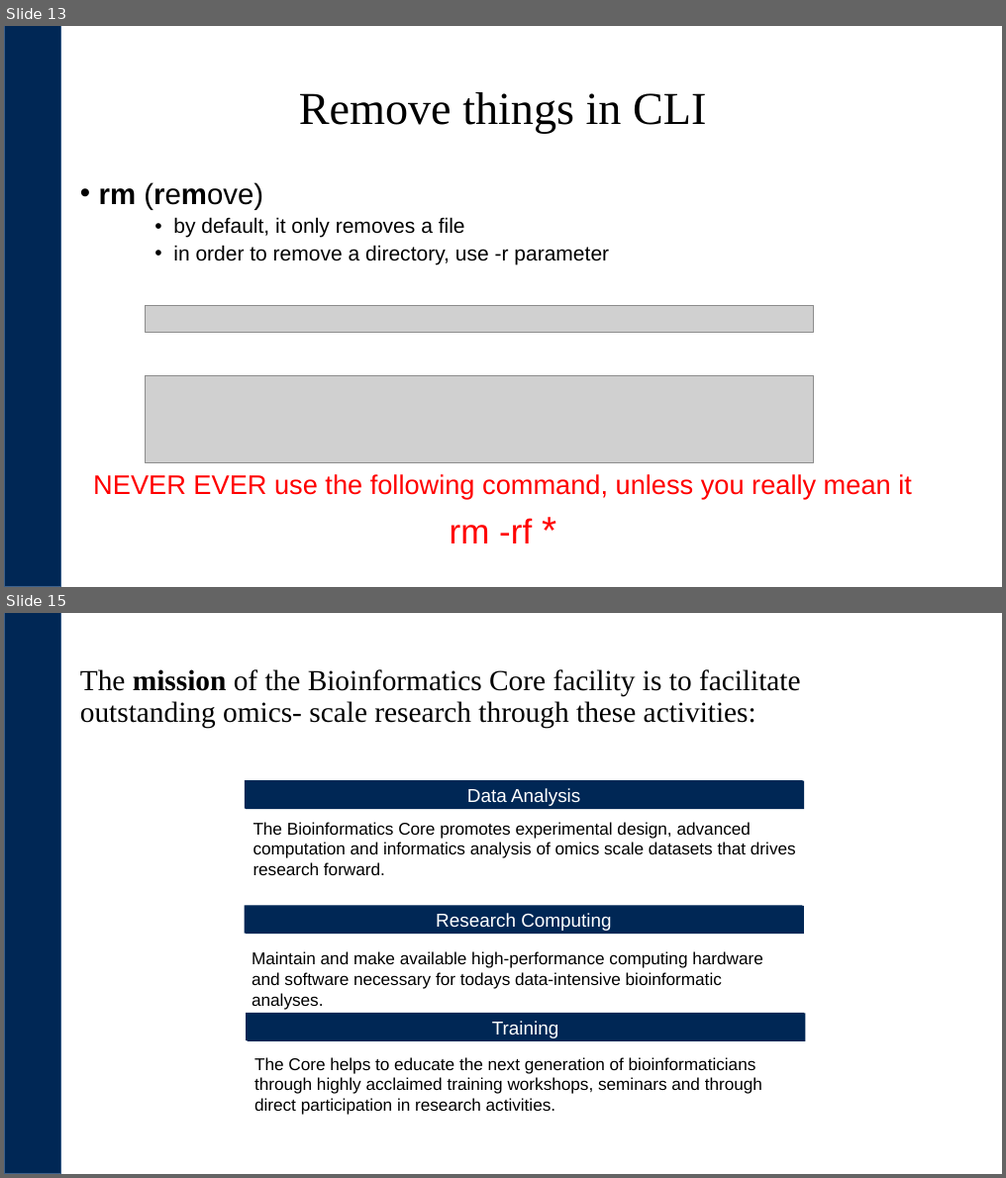
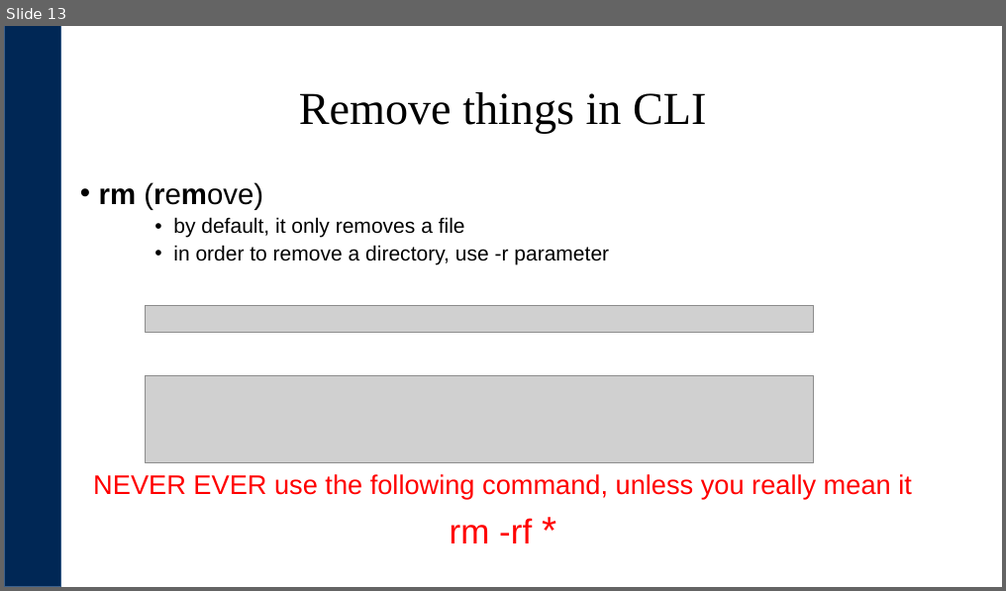
Before and after one commit to ucdavis-bioinformatics-training/2018-June-RNA-Seq-Workshop, a slide deck: monday/Intro2CLI.pptx. Shown one above the other, each under a label of ours: slides 13 and 15 before the commit, slide 13 after it; the slides between them are not shown. The pictures are 1006x1178 and 1006x591 pixels, drawn with LibreOffice and Linux fonts; fonts in the diff are those of the drawing; grey boxes stand for pictures; background and template pictures are left out. Boxes give left, top, right and bottom in pixels: in the first picture for what was removed or moved away, otherwise in the second. Text is boxed around its words. In the diff, an @@ line names an element or a change of style, - is before the commit and + after.

```diff
--- a/monday/Intro2CLI.pptx
+++ b/monday/Intro2CLI.pptx
@@ slide 15 removed at (x1=4, y1=613, x2=1002, y2=1174), background #FFFFFF; not listed: 1 template element that a slide beside it also shows @@
@@ title removed at (x1=80, y1=669, x2=801, y2=728) @@
-The mission of the Bioinformatics Core facility is to facilitate outstanding omics- scale research through these activities:
@@ rectangle removed at (x1=245, y1=780, x2=803, y2=809) @@
@@ rectangle removed at (x1=246, y1=781, x2=804, y2=810) @@
@@ text removed at (x1=467, y1=788, x2=580, y2=806) @@
-Data Analysis
@@ text removed at (x1=253, y1=822, x2=796, y2=875) @@
-The Bioinformatics Core promotes experimental design, advanced computation and informatics analysis of omics scale datasets that drives research forward.
@@ rectangle removed at (x1=245, y1=906, x2=803, y2=934) @@
@@ rectangle removed at (x1=246, y1=906, x2=804, y2=934) @@
@@ text removed at (x1=436, y1=913, x2=611, y2=931) @@
-Research Computing
@@ text removed at (x1=252, y1=952, x2=763, y2=989) @@
-Maintain and make available high-performance computing hardware and software necessary for todays data-intensive bioinformatic analyses.
@@ rectangle removed at (x1=246, y1=1013, x2=804, y2=1042) @@
@@ rectangle removed at (x1=248, y1=1014, x2=806, y2=1042) @@
@@ text removed at (x1=492, y1=1021, x2=559, y2=1039) @@
-Training
@@ text removed at (x1=254, y1=1058, x2=762, y2=1115) @@
-The Core helps to educate the next generation of bioinformaticians through highly acclaimed training workshops, seminars and through direct participation in research activities.
```
Also in this commit, not shown: 2 slides changed, 2 other files.
